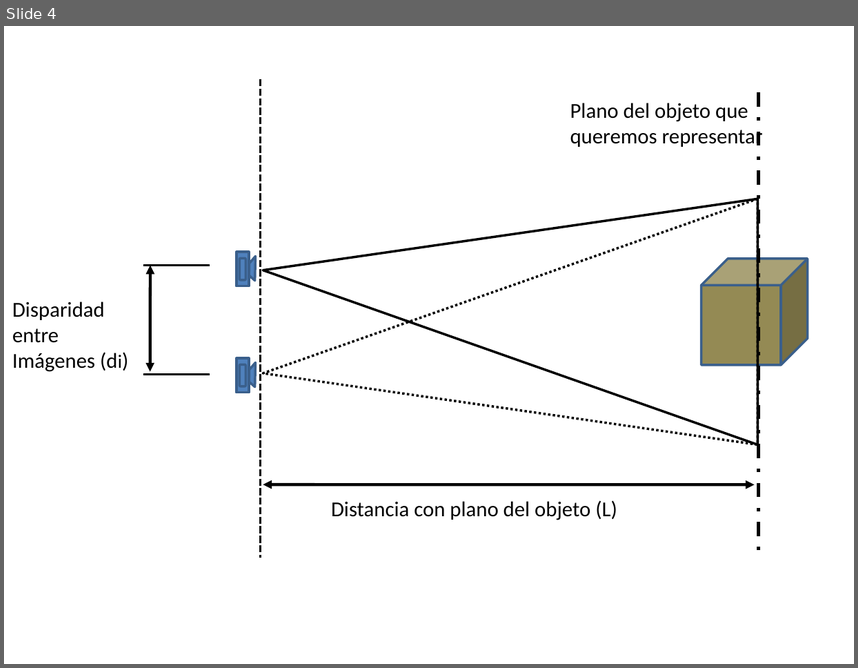
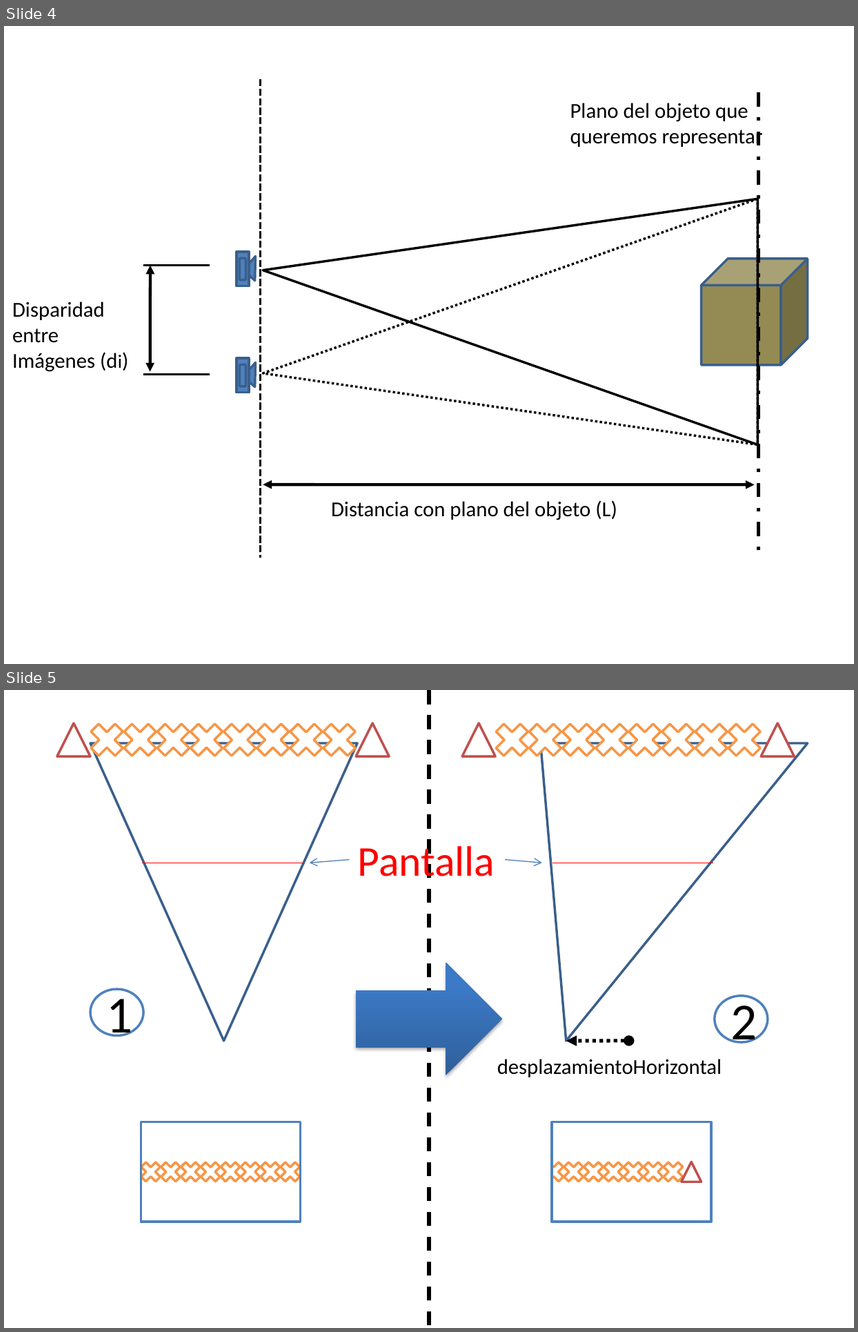
Before and after one commit to argosen/Memoria-proyecto, a slide deck: Imagenes/imagenesGeneradas.pptx. Shown one above the other, each under a label of ours: slide 4 before the commit, slides 4 and 5 after it. The pictures are 858x668 and 858x1332 pixels, drawn with LibreOffice and Linux fonts; fonts in the diff are those of the drawing. Boxes give left, top, right and bottom in pixels: in the first picture for what was removed or moved away, otherwise in the second. Text is boxed around its words. In the diff, an @@ line names an element or a change of style, - is before the commit and + after.

```diff
--- a/Imagenes/imagenesGeneradas.pptx
+++ b/Imagenes/imagenesGeneradas.pptx
@@ slide 5 added at [4, 690, 854, 1328], background #FFFFFF @@
@@ line added from (429, 690) to (429, 1328), #000000 3 pt dashed @@
@@ group added at [56, 716, 389, 1041]: 8 crosses, 3 triangles, 1 line @@
@@ group added at [462, 716, 807, 1041]: 8 crosses, 3 triangles, 1 line, 1 double arrow @@
@@ text added at [358, 840, 495, 878], 36 pt, text #FF0000 @@
+Pantalla
@@ arrow added from (349, 859) to (309, 862), #4B7EBC 0.75 pt @@
@@ arrow added from (505, 859) to (542, 862), #4B7EBC 0.75 pt @@
@@ right arrow added at [356, 962, 502, 1075], fill gradient #2F5F99 to #3D7CC7 to #3A7CCB @@
@@ ellipse added at [91, 989, 144, 1036], fill #FFFFFF, outline #4F81BD 2 pt, 44 pt, text #000000 @@
+1
@@ ellipse added at [715, 995, 769, 1042], fill #FFFFFF, outline #4F81BD 2 pt, 44 pt, text #000000 @@
+2
@@ text added at [497, 1058, 722, 1077], 18 pt, text #000000 @@
+desplazamientoHorizontal
@@ group added at [136, 1122, 304, 1221]: 8 crosses, 1 rectangle @@
@@ group added at [539, 1122, 711, 1221]: 7 crosses, 2 rectangles, 1 triangle @@
```
Also in this commit, not shown: 2 other slides added, 1 slide removed, 8 other files.
